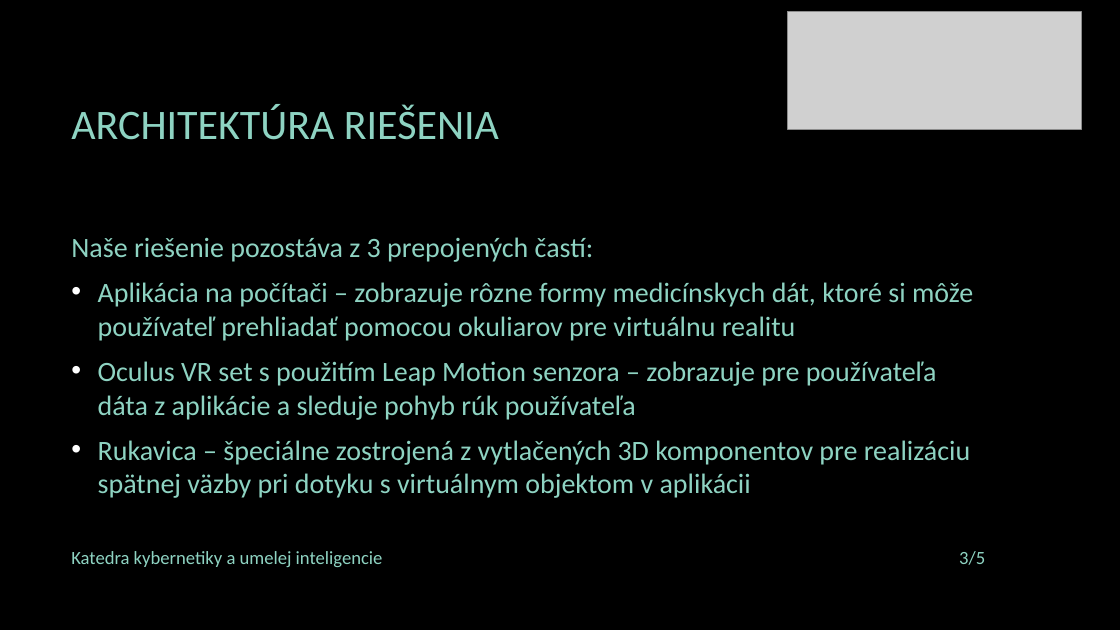
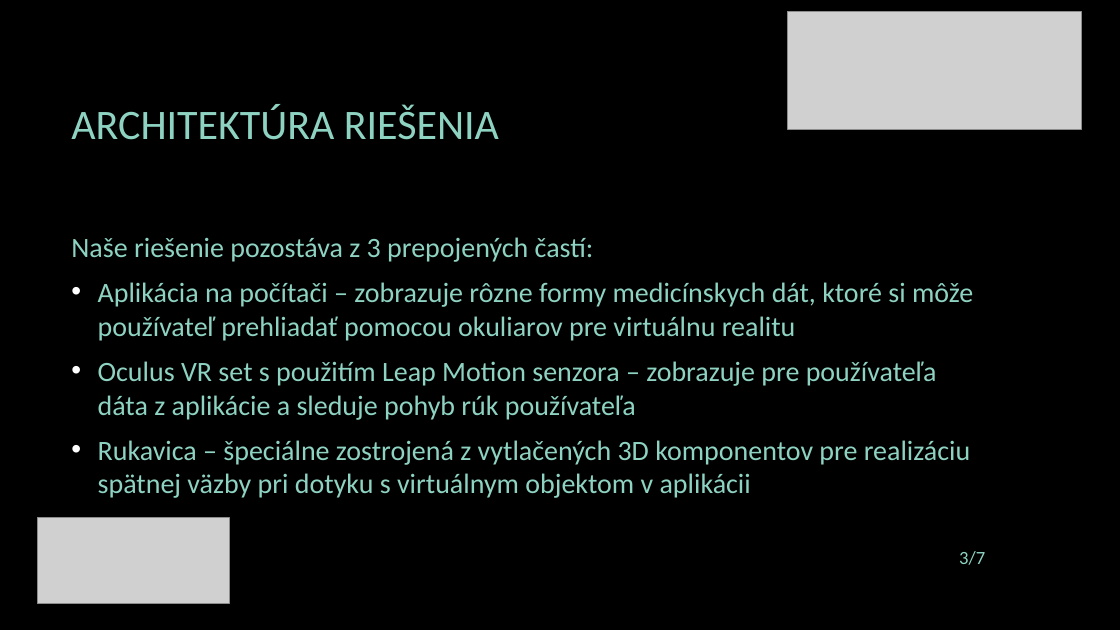
Before and after one commit to rbalaz/liveproject3dglove-, a slide deck: slide 3 of tp_presentation.pptx. Drawn at 1120x630 pixels with LibreOffice and Linux fonts; fonts in the diff are those of the drawing; grey boxes stand for pictures; background and template pictures are left out. Boxes give left, top, right and bottom in pixels: in the first picture for what was removed or moved away, otherwise in the second. Text is boxed around its words. In the diff, an @@ line names an element or a change of style, - is before the commit and + after.

```diff
--- a/tp_presentation.pptx
+++ b/tp_presentation.pptx
@@ picture added at (37, 518, 229, 603) @@
@@ text removed at (71, 551, 383, 567) @@
-Katedra kybernetiky a umelej inteligencie
@@ page number at (959, 551, 985, 565): text changed @@
-3/5
+3/7
```
Also in this commit, not shown: 3 other slides changed, 3 slides added, 1 slide removed.
